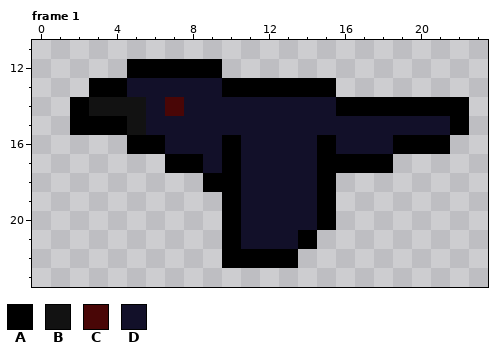
Edited in one commit: pixel-art file (content/crow.aseprite). Above: the version before the commit.
24x24 pixels, 2 frames. Colours within 5 levels of each other are drawn and written as one. Shown: frame 1: x 0..23, y 11..23. The commit also changed other frames, which this record leaves out.
Palette (. is transparent): A #000000  B #121212  C #490606  D #121029
Pixels before, frame 1, first column x 2:
12 ...AAAAA.............
13 .AADDDDDAAAAAA.......
14 ABBBDCDDDDDDDDAAAAAAA
15 AAABDDDDDDDDDDDDDDDDA
16 ...AADDDADDDDADDDAAA.
17 .....AADADDDDAAAA....
18 .......AADDDDA.......
19 ........ADDDDA.......
20 ........ADDDDA.......
21 ........ADDDA........
22 ........AAAA.........
After:
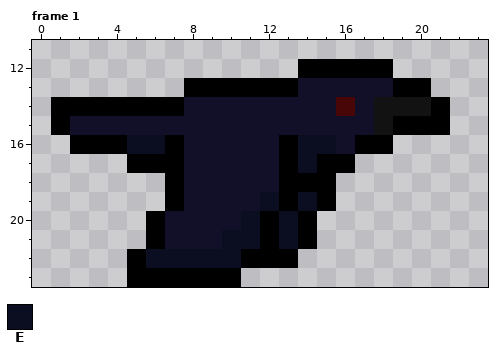
Colours new in this view: E #0b0d20
Message: Better bird flying animations
Difference:
layer "fly_left" now hidden
layer "fly_right" now shown
Changed rows in their new state; - is an unchanged pixel.
Frame 1:
first column x 1:
12 ----.....----AAAAA----
13 --.....AA----DDDDDAA--
14 A-AAAAA--------CDBBB-.
15 ADDDD------------BAAA.
16 -AAAEEA--D--AEE-AA...-
17 ----AA-D-D--AE--..----
18 ------ADDD--AA--------
19 ------ADDD-EAE--------
20 -----ADDDDEAEA.-------
21 -----ADDDEEAE---------
22 ----AEEEEE------------
23 ----AAAAAA------------
Where, in picture pixels (left, top, right, bottom), the same in both pictures:
changed: (51, 59, 469, 287)
